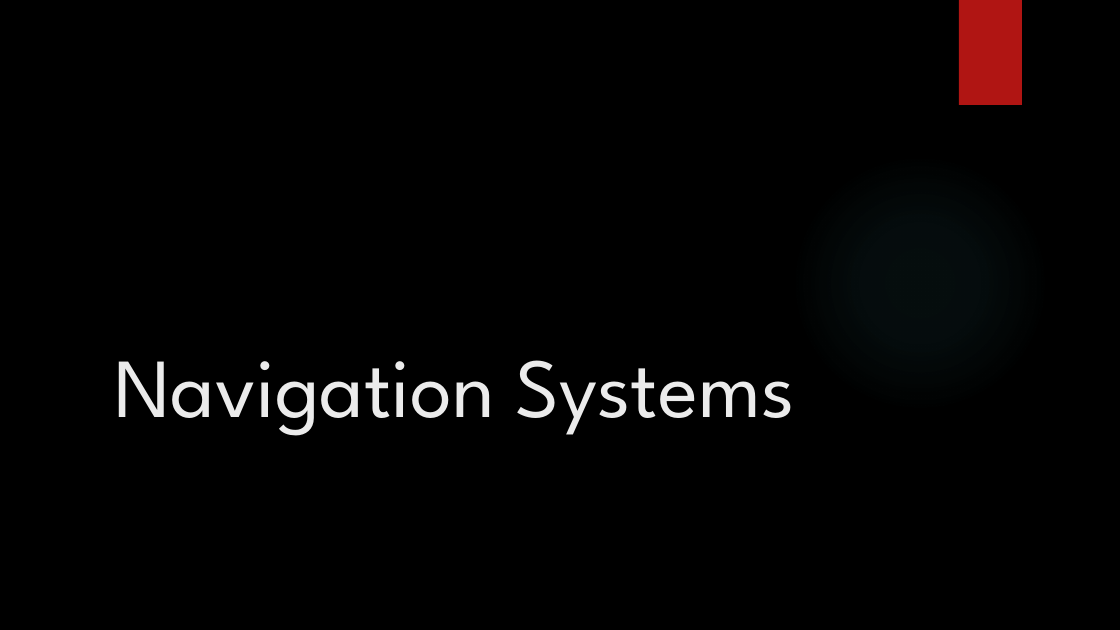
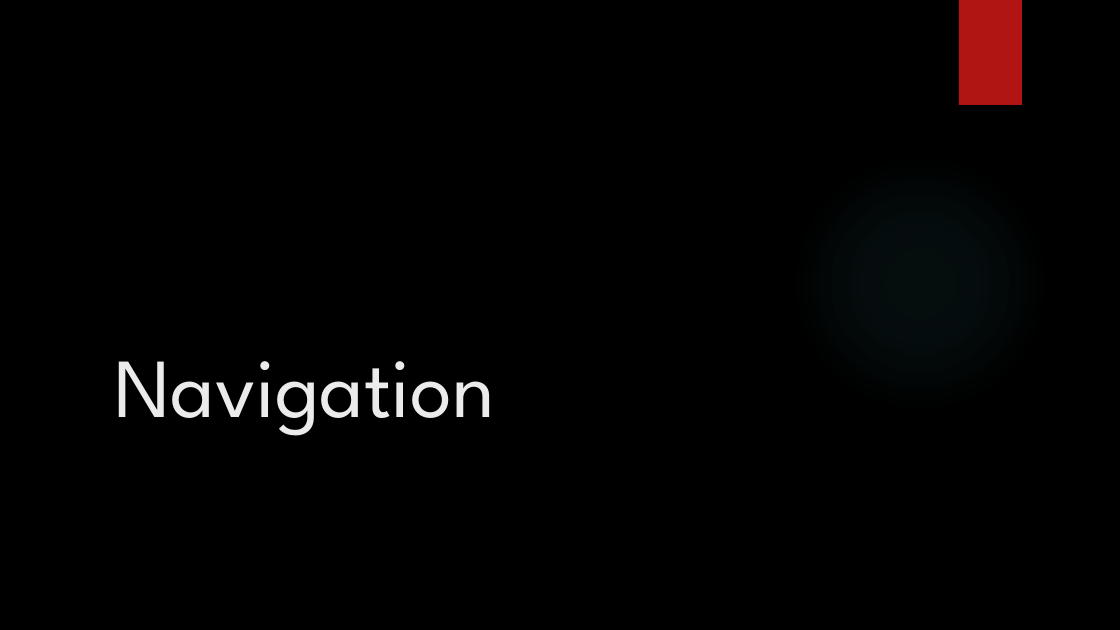
Before and after one commit to HASP-UMN/CubeSat, a slide deck: slide 7 of Presentations/PDR_Presentation.pptx (slide 5 before the commit). Drawn at 1120x630 pixels with LibreOffice and Linux fonts; fonts in the diff are those of the drawing; background and template pictures are left out. Boxes give left, top, right and bottom in pixels: in the first picture for what was removed or moved away, otherwise in the second. Text is boxed around its words. In the diff, an @@ line names an element or a change of style, - is before the commit and + after.

```diff
--- a/Presentations/PDR_Presentation.pptx
+++ b/Presentations/PDR_Presentation.pptx
@@ title at (x1=114, y1=361, x2=494, y2=436): text changed @@
-Navigation Systems
+Navigation
```
Also in this commit, not shown: 13 other slides changed, 3 slides added, 1 slide removed, 1 other file.
